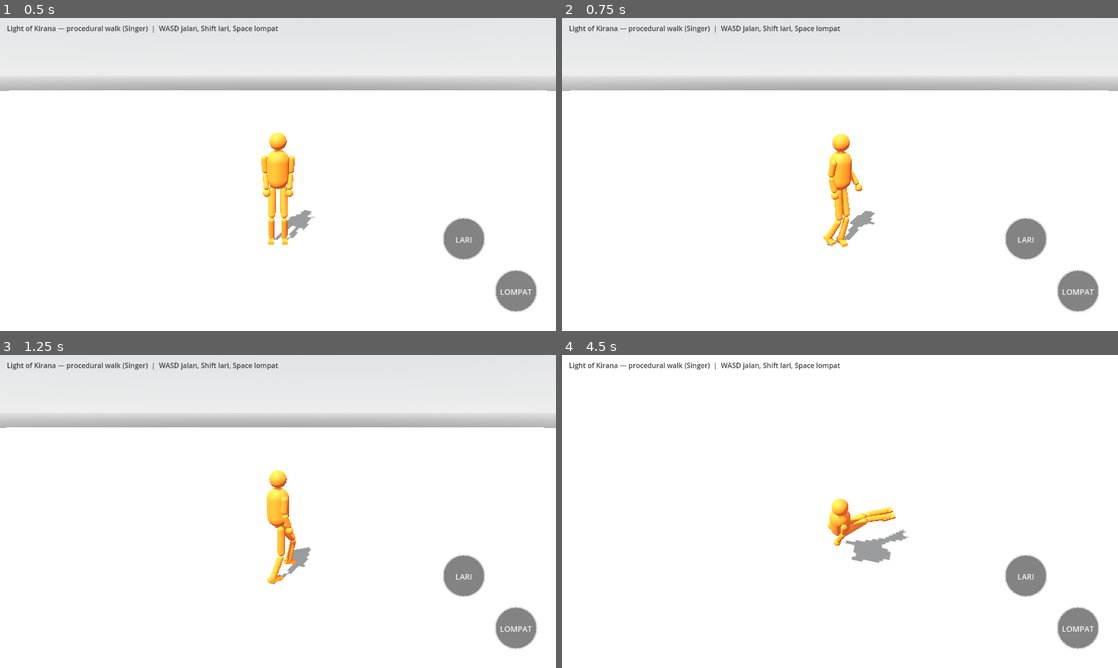
Above: before the commit, frames 1-4 (two rows, left to right).
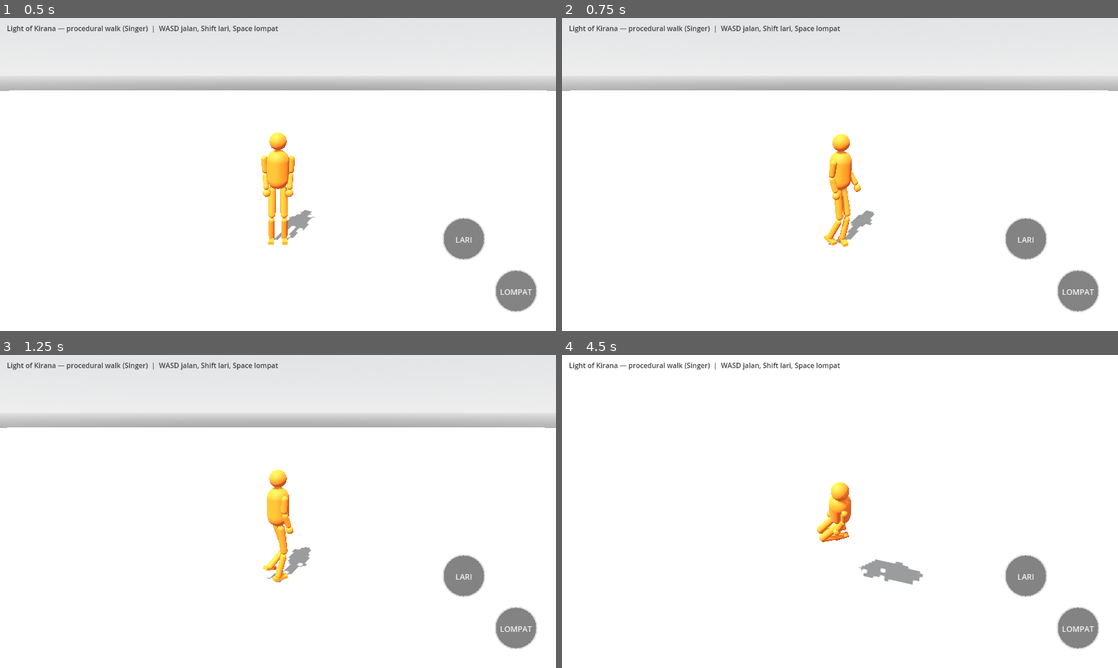
Above: after the commit, the same moments.

Repository: bagus123triga/light-of-kirana
Game: Godot game, scene res://scenes/main.tscn
The game is run twice, just before and just after one commit, with the same random seed, the same clock (stepped at 60 frames per second) and the same inputs.
Inputs (mouse positions are in pixels of both pictures, inside the frame that each line leads up to):
- Up to frame 1 (0.5 s): no input
- Up to frame 2 (0.75 s): tap Enter at 0.5 s; drag from (617, 271) to (895, 105) at 0.52 s
- Up to frame 3 (1.25 s): no input
- Up to frame 4 (4.5 s): drag from (1023, 577) to (812, 574) at 1.27 s; move the mouse to (1079, 627) at 2.02 s; hold D 2.03-2.75 s; hold Shift 2.03-2.75 s; click (1079, 627) at 2.17 s; drag from (812, 574) to (673, 464) at 2.77 s; move the mouse to (1006, 558) at 3.52 s; hold A 3.53-4.25 s; hold Shift 3.53-4.25 s; tap Space at 3.77 s; drag from (673, 464) to (756, 433) at 4.27 s

Frame 1 is identical in both runs. In frame 2, 0.3% of the frame differs, in the area x 47-57%, y 37-74%; in frame 3, 0.6%; in frame 4, 2.1%, in the area x 45-65%, y 40-74%.

Commit message:
Fix jump landing never detected (velocity zeroed by move_and_slide), real-life walk 1.4 / run 3.2 m/s, landing recovery

Diff:
--- a/scripts/procedural_humanoid.gd
+++ b/scripts/procedural_humanoid.gd
@@ -17,8 +17,12 @@
 ## Idle is NOT a limp ragdoll: the spring holds the body upright and only
 ## breathing sway is added (powered ragdoll, like Zelda / Genshin idle).
 
-const WALK_SPEED := 1.75
-const RUN_SPEED := 4.4
+# Speeds are REAL human speeds (Bagus, 2026-11-09: walk and run felt
+# too fast). Singer's panel says walk 1.75 / run 4.4, but Bagus's
+# order overrides the panel: a real walk is ~1.4 m/s (5 km/h) and a
+# real run ~3.2 m/s, not a sprint.
+const WALK_SPEED := 1.4
+const RUN_SPEED := 3.2
 const SWING_TIME := 0.38
 const HIP_STIFFNESS := 260.0
 const HIP_DAMPING := 26.0
@@ -280,20 +284,32 @@
 			if not test_mode:
 				velocity.y = 6.5
 	elif jump_state == 2:
-		if not test_mode and is_on_floor() and velocity.y < 0.0:
+		# ROOT CAUSE (screenshot 2026-11-09 21:43, reproduced headless):
+		# the old check also required velocity.y < 0.0 — but
+		# move_and_slide() ZEROES the downward velocity the moment
+		# the body touches the floor, so by the next frame velocity.y
+		# is 0 and the landing was NEVER detected. jump_state stayed
+		# 2 forever: steps stayed gated, feet froze where the tuck
+		# left them, the body ran away from its own feet (10 m in
+		# the repro), the hip ceiling collapsed to 0.60 — the sitting
+		# pose with legs stretched forward. is_on_floor() alone is
+		# the landing signal; the launch frame is safe because the
+		# if/elif chain skips this branch on the frame state becomes 2.
+		if not test_mode and is_on_floor():
 			jump_state = 3
 			jump_timer = 0.18
-			# Plant both feet on the ground directly under the body.
-			# The airborne tuck leaves them under the hip in the air;
-			# without this they stay floating and the next step
-			# starts from mid-air.
+			# Plant both feet on the ground under the body, LEADING
+			# slightly in the direction of travel (wish_dir * 0.25):
+			# the body keeps moving through the 0.18 s landing
+			# absorption, so feet planted exactly under it are
+			# already trailing by the time the next step starts.
 			var fwd0 := Vector3(sin(facing_yaw), 0, cos(facing_yaw))
 			var rgt0 := Vector3(cos(facing_yaw), 0, -sin(facing_yaw))
 			for i in 2:
 				var side0 := -1.0 if i == 0 else 1.0
 				foot_stepping[i] = false
 				foot_step_t[i] = 0.0
-				foot_planted_pos[i] = global_position + rgt0 * side0 * STEP_LATERAL + fwd0 * 0.05
+				foot_planted_pos[i] = global_position + wish_dir * 0.25 + rgt0 * side0 * STEP_LATERAL + fwd0 * 0.05
 				foot_planted_pos[i].y = 0.05
 				foot_target_pos[i] = foot_planted_pos[i]
 				foot_from_pos[i] = foot_planted_pos[i]
@@ -304,9 +320,16 @@
 	var crouch_target := 0.22 if jump_state == 1 else (0.18 if jump_state == 3 else 0.0)
 	jump_crouch = move_toward(jump_crouch, crouch_target, delta * (2.0 if jump_state == 1 else 1.2))
 
+	# Brake while pressing down and while absorbing the landing: the
+	# feet are planted (crouch) or just re-planted (landing), so the
+	# body must not run away from them at full speed — that is what
+	# left the feet metres behind and collapsed the hip after a
+	# running jump. Half speed for those 0.34 s, full speed otherwise.
+	var speed_mult := 0.5 if jump_state == 1 or jump_state == 3 else 1.0
+
 	# Gravity (CharacterBody3D). In test_mode, integrate by hand.
 	if test_mode:
-		position += wish_dir * speed * delta
+		position += wish_dir * speed * speed_mult * delta
 	else:
 		if is_on_floor():
 			# Launch frame: keep the impulse, don't overwrite it with
@@ -315,8 +338,8 @@
 				velocity.y = -0.5
 		else:
 			velocity.y -= GRAVITY * delta
-		velocity.x = wish_dir.x * speed
-		velocity.z = wish_dir.z * speed
+		velocity.x = wish_dir.x * speed * speed_mult
+		velocity.z = wish_dir.z * speed * speed_mult
 		move_and_slide()
 
 	var on_floor_now := test_mode or is_on_floor()
@@ -334,8 +357,8 @@
 	# 5+ steps/s cadence, which is why the arms flailed and the legs
 	# looked like hopping. Longer stride + flight = ~2.7 steps/s,
 	# a real run cadence.
-	var stride_max := 0.45 if not is_running else 1.1
-	var stride := clampf(speed * 0.26, 0.18, stride_max)
+	var stride_max := 0.45 if not is_running else 1.0
+	var stride := clampf(speed * 0.32, 0.18, stride_max)
 	var swing := clampf(stride / maxf(speed, 0.5), 0.16, SWING_TIME) if moving else SWING_TIME
 	# Run flight phase (Singer): after a step lands while running, the
 	# body is briefly airborne with BOTH feet tucked — that is what
@@ -366,7 +389,7 @@
 				steps_taken += 1
 				if is_running and speed_factor > 0.6:
 					flight_timer = 0.12
-		elif on_floor_now and flight_timer <= 0.0 and jump_state == 0:
+		elif on_floor_now and flight_timer <= 0.0 and (jump_state == 0 or jump_state == 3):
 			var ideal := global_position + wish_dir * stride * LAND_BIAS + right * side * STEP_LATERAL + forward * 0.05
 			ideal.y = 0.05
 			var lag := (ideal - foot_planted_pos[i]).dot(forward) if moving else (ideal - foot_planted_pos[i]).length()
--- a/tests/test_procedural_walk.gd
+++ b/tests/test_procedural_walk.gd
@@ -196,6 +196,52 @@
 		failures.append("humanoid still airborne after landing + 30 frames (y=%.2f)" % hum3.position.y)
 	print("JUMP_QUEUE_TEST mid_air_pressed=%s second_jump=%s final_y=%.2f" % [mid_air_pressed, second_jump_started, hum3.position.y])
 
+	# 7. Run + jump recovery (regression for screenshot 2026-11-09
+	#    21:43: after a RUNNING jump the humanoid ended sitting with
+	#    legs stretched forward and could not recover). One humanoid
+	#    at a time: free the main scene first, then a minimal arena
+	#    (ground + humanoid, no main.gd to overwrite wish_dir).
+	root.remove_child(main_inst)
+	main_inst.queue_free()
+	await physics_frame
+	await physics_frame
+	var arena := Node3D.new()
+	root.add_child(arena)
+	var gbody := StaticBody3D.new()
+	arena.add_child(gbody)
+	var gshape := CollisionShape3D.new()
+	var gbox := BoxShape3D.new()
+	gbox.size = Vector3(100, 1, 100)
+	gshape.shape = gbox
+	gshape.position = Vector3(0, -0.5, 0)
+	gbody.add_child(gshape)
+	var hum4 := ProceduralHumanoid.new()
+	arena.add_child(hum4)
+	await process_frame
+	for i in 30:
+		await physics_frame
+	hum4.wish_dir = Vector3(0, 0, -1)
+	hum4.is_running = true
+	for i in 60:
+		await physics_frame
+	hum4.want_jump = true
+	var min_hip_after := 10.0
+	var max_foot_horiz := 0.0
+	for i in 180:
+		await physics_frame
+		if i > 60:
+			min_hip_after = minf(min_hip_after, hum4.hip_y)
+			for f in 2:
+				var d := Vector2(hum4.foot_planted_pos[f].x - hum4.global_position.x, hum4.foot_planted_pos[f].z - hum4.global_position.z).length()
+				max_foot_horiz = maxf(max_foot_horiz, d)
+	if hum4.position.y > 0.05:
+		failures.append("run+jump: still airborne after 3 s (y=%.2f)" % hum4.position.y)
+	if min_hip_after < 0.8:
+		failures.append("run+jump: hip never recovered, min hip_y=%.2f (sitting)" % min_hip_after)
+	if max_foot_horiz > 0.85:
+		failures.append("run+jump: foot stayed %.2f m from body (legs stretched)" % max_foot_horiz)
+	print("RUNJUMP_TEST y=%.2f min_hip_after=%.2f max_foot_horiz=%.2f" % [hum4.position.y, min_hip_after, max_foot_horiz])
+
 	print("WALK_TEST hip_y=%.2f steps=%d walked=%.2f m ran=%.2f m planted_err=%.3f" % [final_hip_y, final_steps, moved, run_moved, max_planted_err])
 	if failures.is_empty():
 		print("WALK_TEST PASS")
